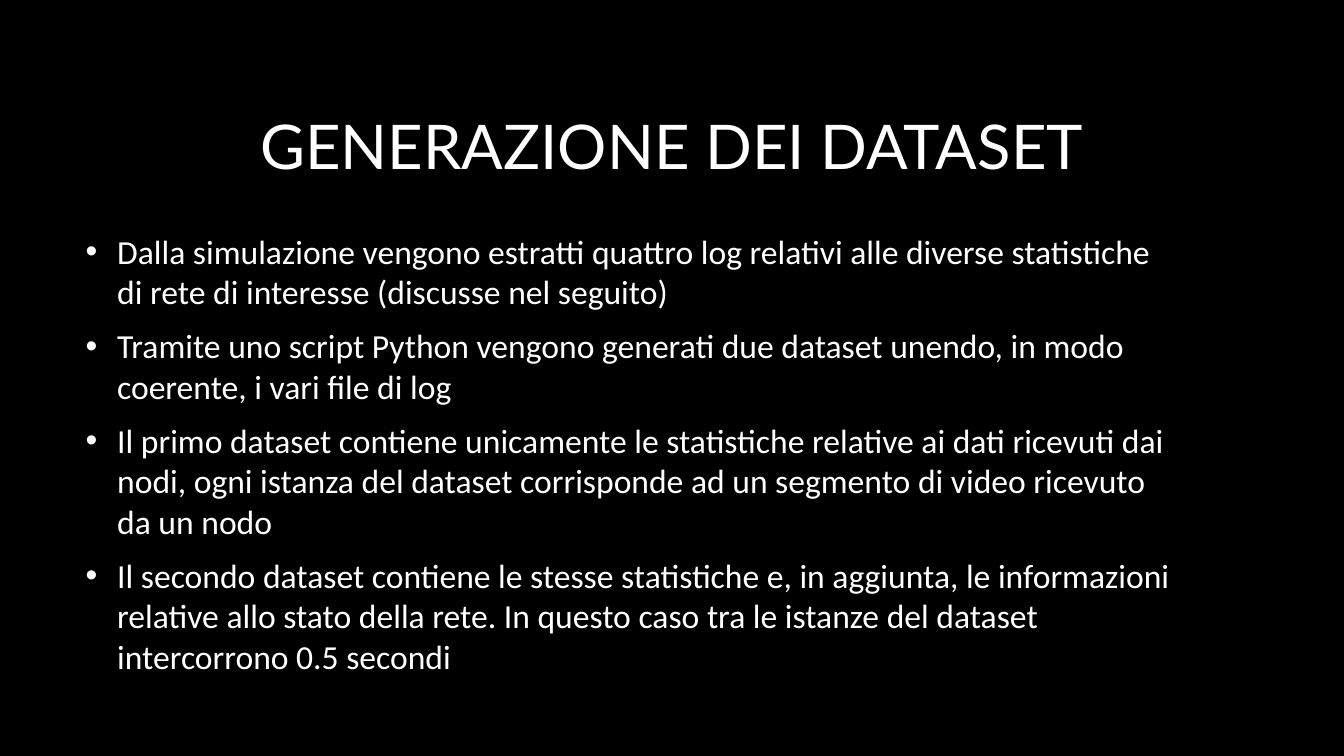
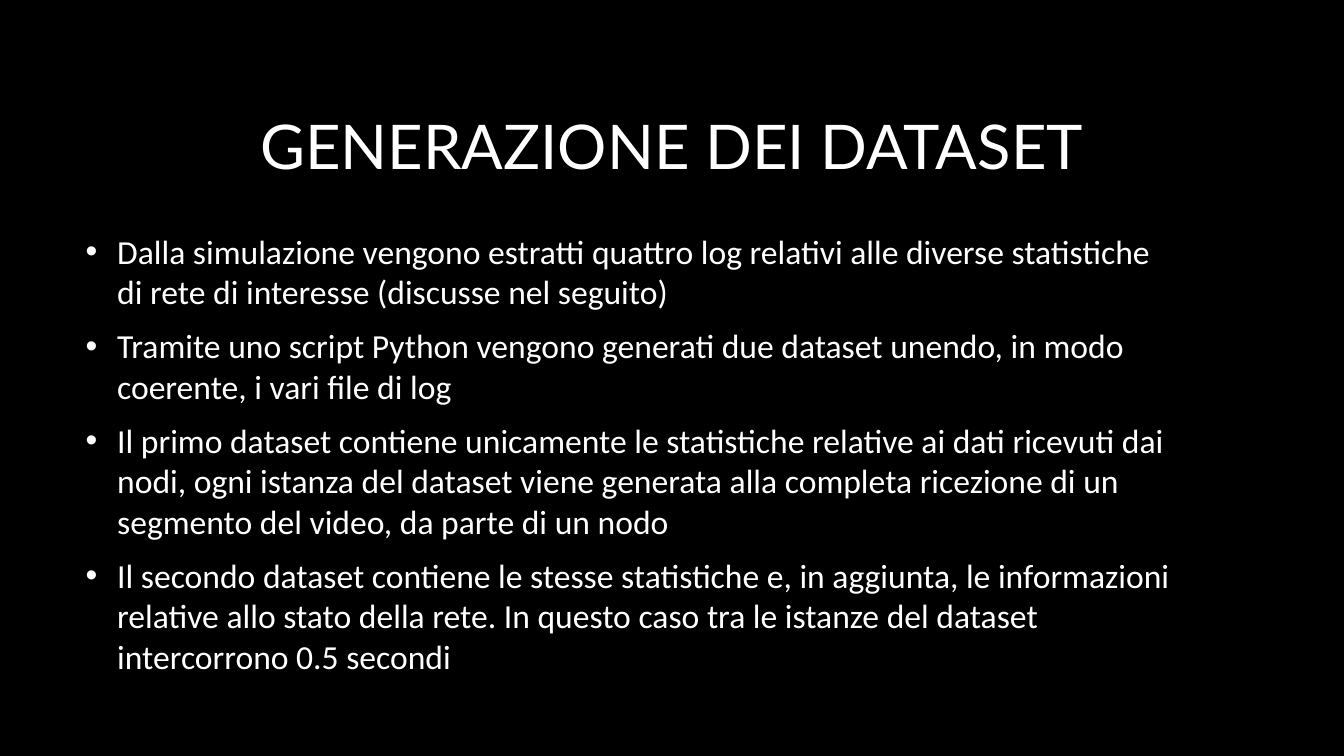
Before and after one commit to IacoSimoncini/dash-ns3, a slide deck: slide 7 of presentazione_ns3.pptx (slide 5 before the commit). Drawn at 1344x756 pixels with LibreOffice and Linux fonts; fonts in the diff are those of the drawing; background and template pictures are left out. Boxes give left, top, right and bottom in pixels: in the first picture for what was removed or moved away, otherwise in the second. Text is boxed around its words. In the diff, an @@ line names an element or a change of style, - is before the commit and + after.

```diff
--- a/presentazione_ns3.pptx
+++ b/presentazione_ns3.pptx
@@ text at <box>117,429,1163,540</box>: text changed @@
-• Il primo dataset contiene unicamente le statistiche relative ai dati ricevuti dai nodi, ogni istanza del dataset corrisponde ad un segmento di video ricevuto da un nodo
+• Il primo dataset contiene unicamente le statistiche relative ai dati ricevuti dai nodi, ogni istanza del dataset viene generata alla completa ricezione di un segmento del video, da parte di un nodo
```
Also in this commit, not shown: 5 other slides changed, 2 slides added.
